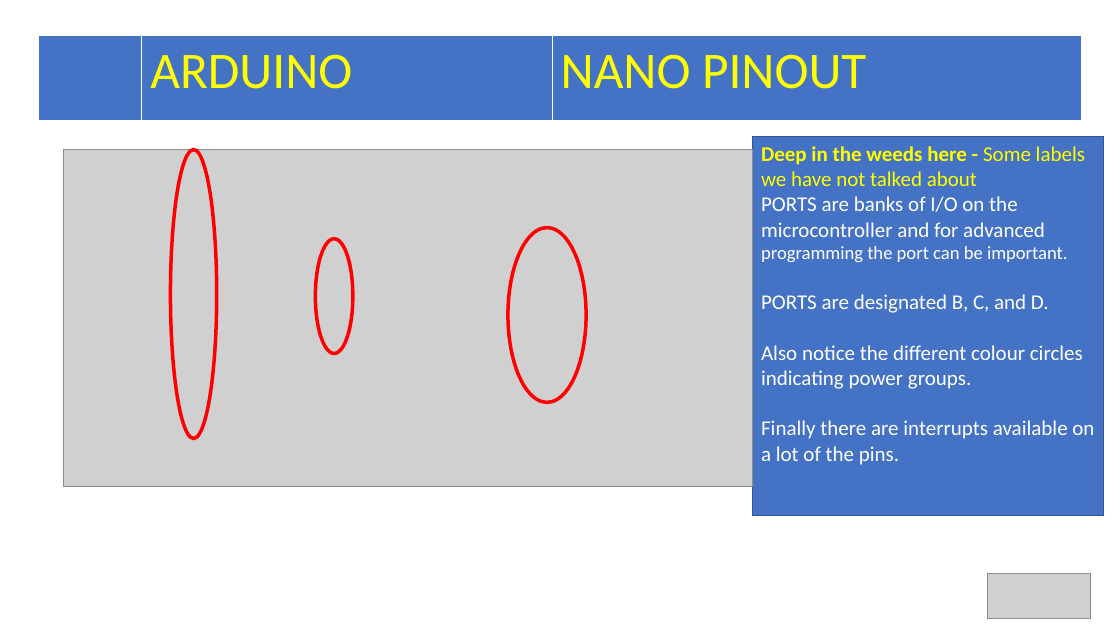
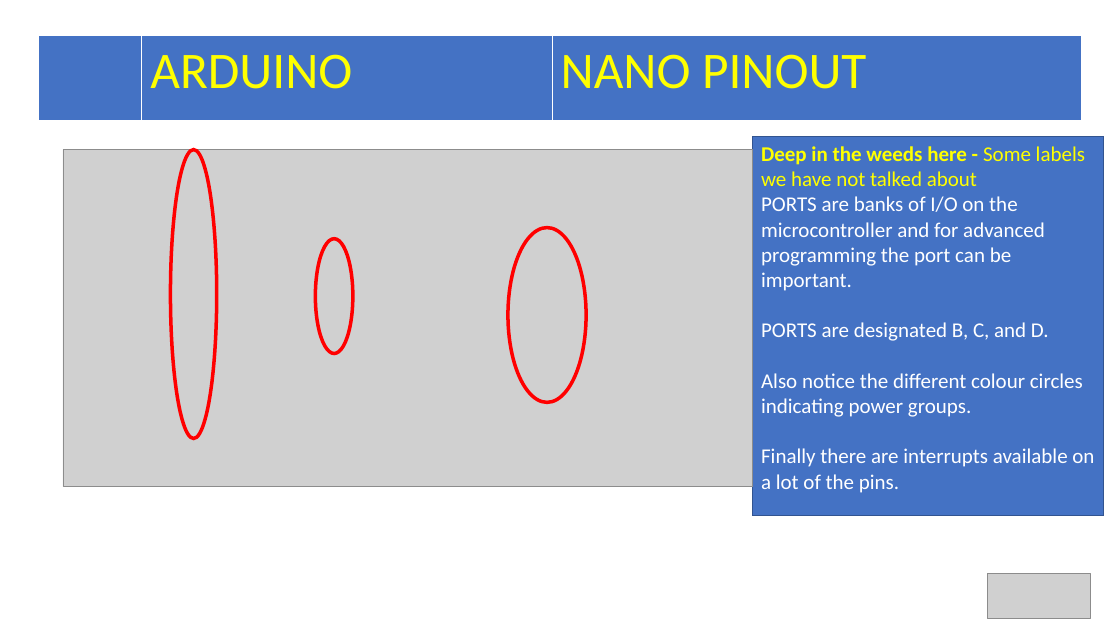
Before and after one commit to Alan-Lomax/MERG-SIG-Presentations, a slide deck: slide 12 of Arduino IO Compendium.pptx. Drawn at 1120x630 pixels with LibreOffice and Linux fonts; fonts in the diff are those of the drawing; grey boxes stand for pictures. Boxes give left, top, right and bottom in pixels: in the first picture for what was removed or moved away, otherwise in the second. Text is boxed around its words. In the diff, an @@ line names an element or a change of style, - is before the commit and + after.

```diff
--- a/Arduino IO Compendium.pptx
+++ b/Arduino IO Compendium.pptx
@@ text in rectangle at [761,196,1045,291]: size 16 to 18 pt in "programming the port can be important." @@
```
Also in this commit, not shown: 7 other slides changed, 1 slide added.
